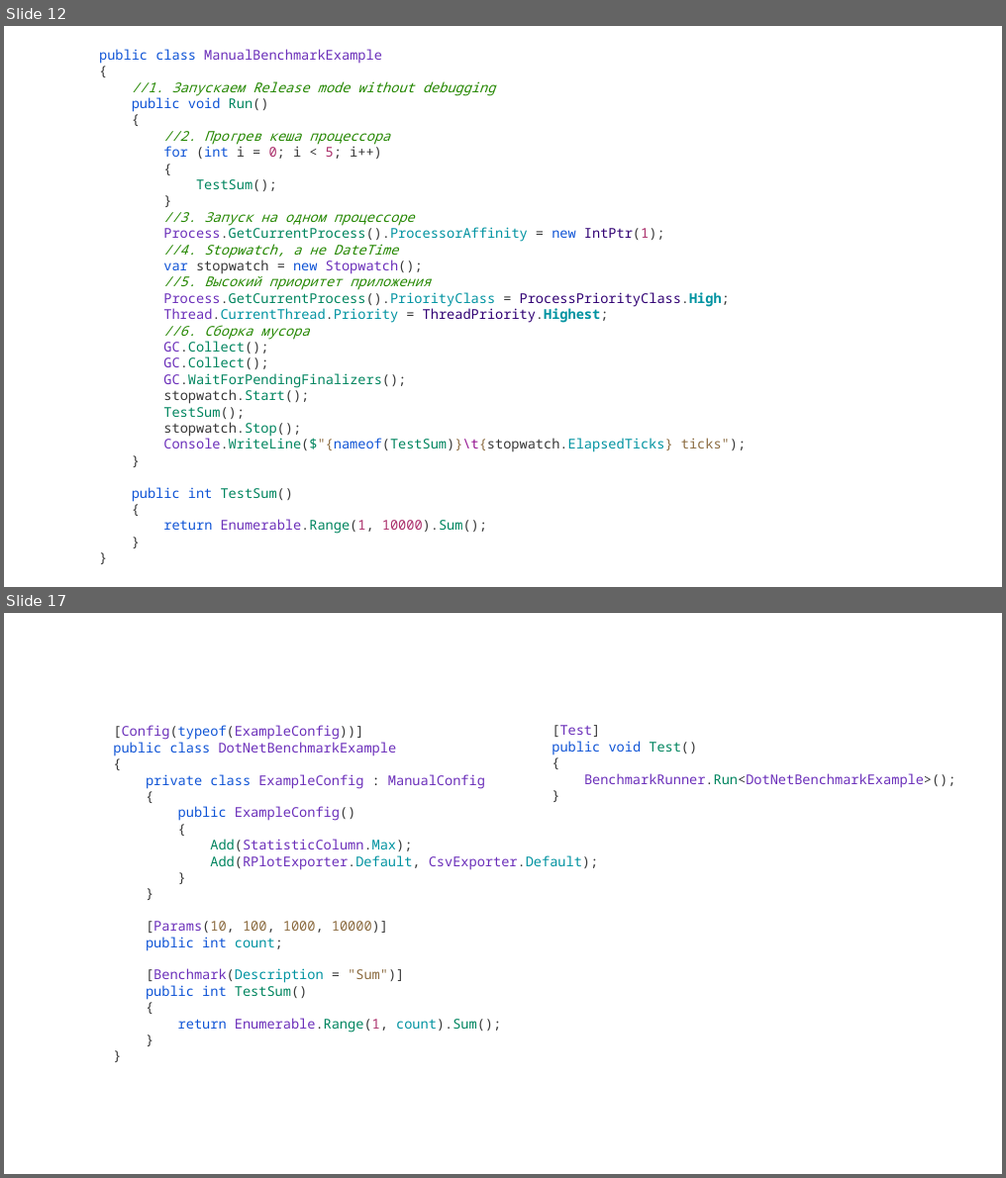
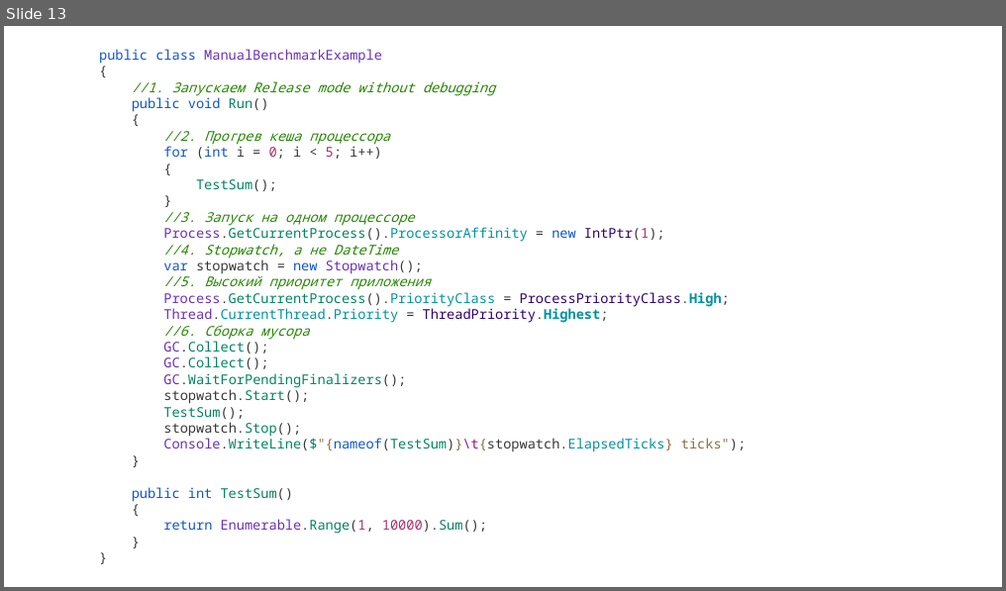
Before and after one commit to tolltech/ulearn-additional, a slide deck: benchmark/Solves/Benchmark.pptx. Shown one above the other, each under a label of ours: slides 12 and 17 before the commit, slide 13 after it; the slides between them are not shown. The pictures are 1006x1178 and 1006x591 pixels, drawn with LibreOffice and Linux fonts; fonts in the diff are those of the drawing. Boxes give left, top, right and bottom in pixels: in the first picture for what was removed or moved away, otherwise in the second. Text is boxed around its words. In the diff, an @@ line names an element or a change of style, - is before the commit and + after.

```diff
--- a/benchmark/Solves/Benchmark.pptx
+++ b/benchmark/Solves/Benchmark.pptx
@@ slide 17 removed at [4,613,1002,1174], background #FFFFFF @@
@@ text removed at [113,725,598,1033] @@
-[Config(typeof(ExampleConfig))]
-public class DotNetBenchmarkExample
-{
-private class ExampleConfig : ManualConfig
-{
-public ExampleConfig()
-{
-Add(StatisticColumn.Max);
-Add(RPlotExporter.Default, CsvExporter.Default);
-}
-}
-[Params(10, 100, 1000, 10000)]
-public int count;
-[Benchmark(Description = "Sum")]
-public int TestSum()
-{
-return Enumerable.Range(1, count).Sum();
-}
-}
@@ text removed at [551,725,956,788] @@
-[Test]
-public void Test()
-{
-BenchmarkRunner.Run<DotNetBenchmarkExample>();
-}
@@ what was slide 12 is now slide 13 @@
```
Also in this commit, not shown: 1 slide changed, 8 slides added, 4 other slides removed, 7 other files.
